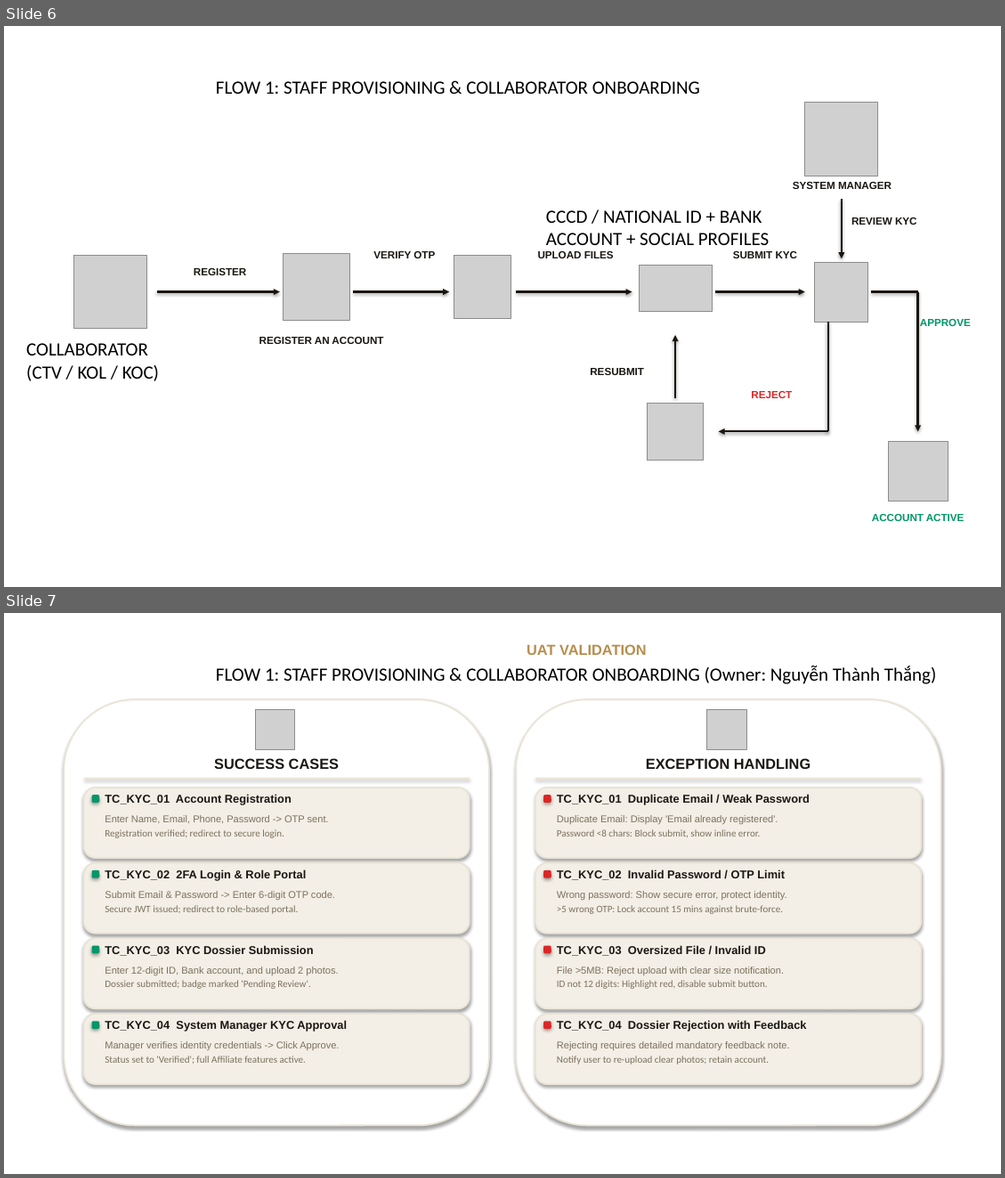
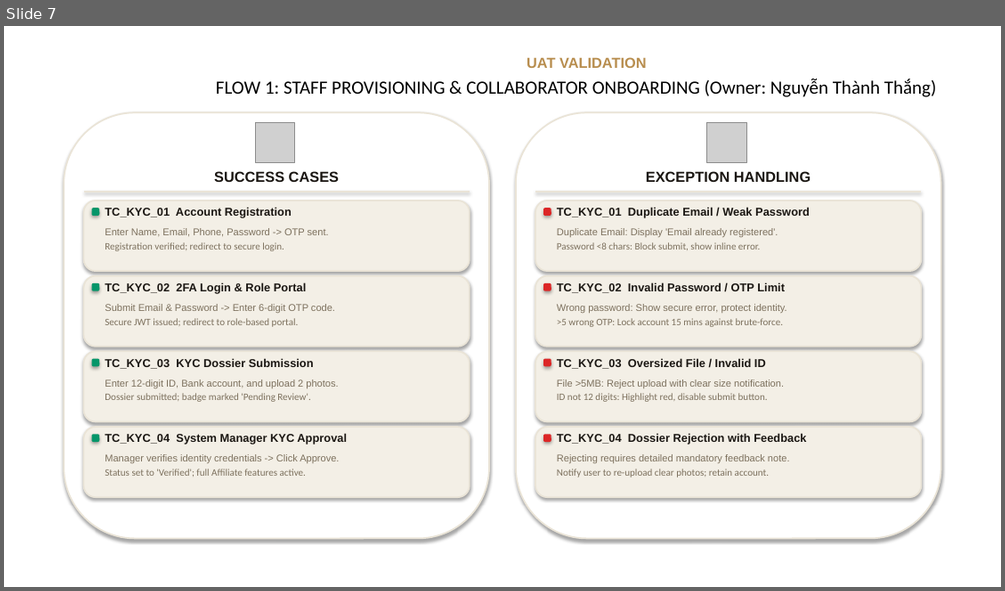
Before and after one commit to thang-nt25/SCANMS-project-capstone-fall26, a slide deck: docs/review 2/FA26SE032_R2_Slide.pptx. Shown one above the other, each under a label of ours: slides 6 and 7 before the commit, slide 7 after it. The pictures are 1005x1178 and 1005x591 pixels, drawn with LibreOffice and Linux fonts; fonts in the diff are those of the drawing; grey boxes stand for pictures; background and template pictures are left out. Boxes give left, top, right and bottom in pixels: in the first picture for what was removed or moved away, otherwise in the second. Text is boxed around its words. In the diff, an @@ line names an element or a change of style, - is before the commit and + after.

Commit message:
docs: update review 2 presentation slides, technical demo script, and progress log

```diff
--- a/docs/review 2/FA26SE032_R2_Slide.pptx
+++ b/docs/review 2/FA26SE032_R2_Slide.pptx
@@ slide 6 removed at <box>4,26,1001,587</box>, background picture (left out) @@
@@ text removed at <box>216,81,700,94</box> @@
-FLOW 1: STAFF PROVISIONING & COLLABORATOR ONBOARDING
@@ picture removed at <box>805,103,878,176</box> @@
@@ text removed at <box>793,182,891,189</box> @@
-SYSTEM MANAGER
@@ text removed at <box>546,210,769,245</box> @@
-CCCD / NATIONAL ID + BANK ACCOUNT + SOCIAL PROFILES
@@ arrow removed from (841, 199) to (841, 258) @@
@@ text removed at <box>851,217,917,224</box> @@
-REVIEW KYC
@@ picture removed at <box>73,256,146,329</box> @@
@@ picture removed at <box>283,253,349,320</box> @@
@@ text removed at <box>373,251,435,258</box> @@
-VERIFY OTP
@@ picture removed at <box>454,256,511,319</box> @@
@@ text removed at <box>538,251,614,258</box> @@
-UPLOAD FILES
@@ picture removed at <box>639,265,712,312</box> @@
@@ text removed at <box>733,251,798,258</box> @@
-SUBMIT KYC
@@ picture removed at <box>815,262,867,321</box> @@
@@ arrow removed from (156, 291) to (280, 291) @@
@@ text removed at <box>194,268,246,275</box> @@
-REGISTER
@@ arrow removed from (353, 291) to (450, 291) @@
@@ arrow removed from (516, 291) to (632, 291) @@
@@ arrow removed from (715, 291) to (805, 291) @@
@@ line removed from (872, 291) to (918, 291) @@
@@ arrow removed from (918, 291) to (918, 431) @@
@@ text removed at <box>920,319,971,326</box> @@
-APPROVE
@@ text removed at <box>26,343,159,381</box> @@
-COLLABORATOR (CTV / KOL / KOC)
@@ text removed at <box>259,337,383,344</box> @@
-REGISTER AN ACCOUNT
@@ arrow removed from (676, 398) to (676, 335) @@
@@ line removed from (828, 321) to (828, 431) @@
@@ text removed at <box>590,368,644,375</box> @@
-RESUBMIT
@@ text removed at <box>751,391,792,398</box> @@
-REJECT
@@ picture removed at <box>647,402,704,459</box> @@
@@ arrow removed from (828, 431) to (719, 431) @@
@@ picture removed at <box>888,441,947,501</box> @@
@@ text removed at <box>872,514,964,521</box> @@
-ACCOUNT ACTIVE
```
Also in this commit, not shown: 8 slides changed, 2 slides added, 1 other slide removed, 13 other files.
